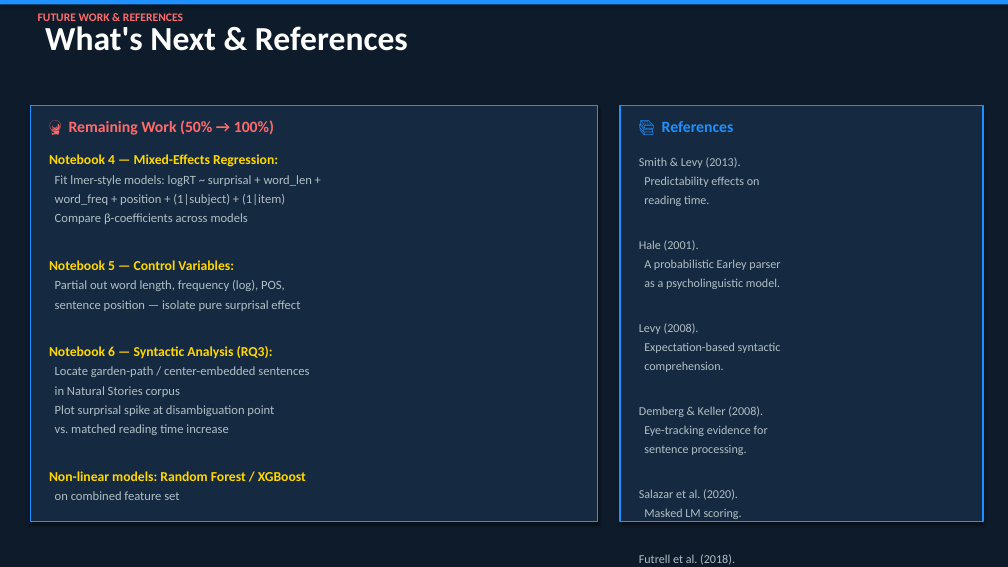
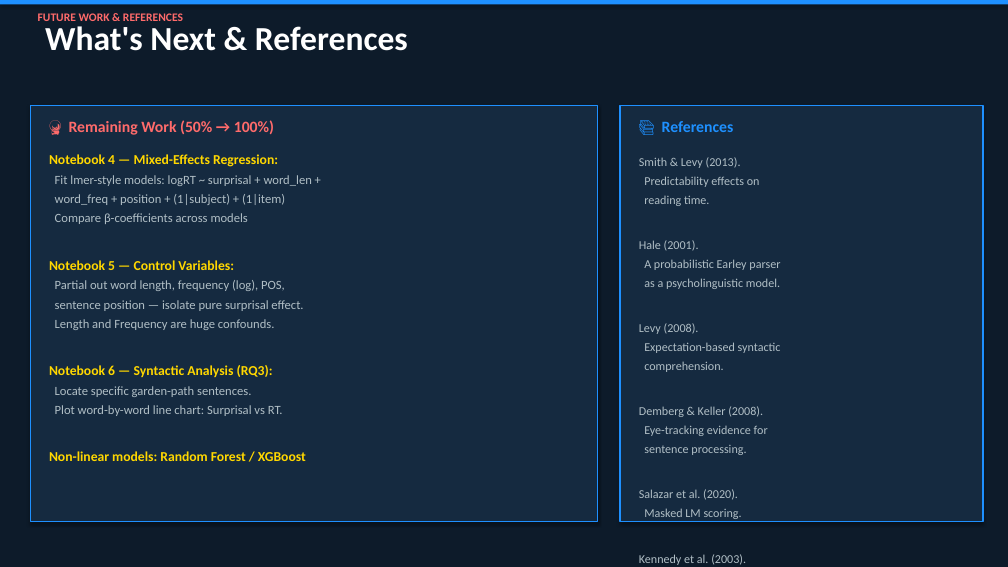
Before and after one commit to MuditGupta2502/Predicting-Human-Reading-Difficulty-using-Language-Model-Surprisal, a slide deck: slide 17 of results/Project_Presentation.pptx (slide 15 before the commit). Drawn at 1008x567 pixels with LibreOffice and Linux fonts; fonts in the diff are those of the drawing. Boxes give left, top, right and bottom in pixels: in the first picture for what was removed or moved away, otherwise in the second. Text is boxed around its words. In the diff, an @@ line names an element or a change of style, - is before the commit and + after.

```diff
--- a/results/Project_Presentation.pptx
+++ b/results/Project_Presentation.pptx
@@ text at [55,300,303,330]: text changed @@
-sentence position — isolate pure surprisal effect
+sentence position — isolate pure surprisal effect.
+Length and Frequency are huge confounds.
@@ text at [55,386,283,416]: text changed @@
-Locate garden-path / center-embedded sentences
-in Natural Stories corpus
-Plot surprisal spike at disambiguation point
-vs. matched reading time increase
+Locate specific garden-path sentences.
+Plot word-by-word line chart: Surprisal vs RT.
@@ text at [55,491,179,500]: paragraph removed @@
-on combined feature set
@@ text at [639,554,746,565]: text changed @@
-Futrell et al. (2018).
-Natural Stories Corpus.
+Kennedy et al. (2003).
+Dundee eye-tracking corpus.
```
Also in this commit, not shown: 8 other slides changed, 8 slides added, 6 slides removed, 1 other file.
